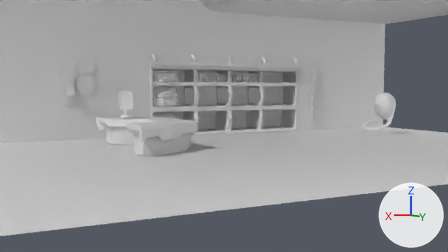
The Blender file scenes/codename.blend, before and after one commit.
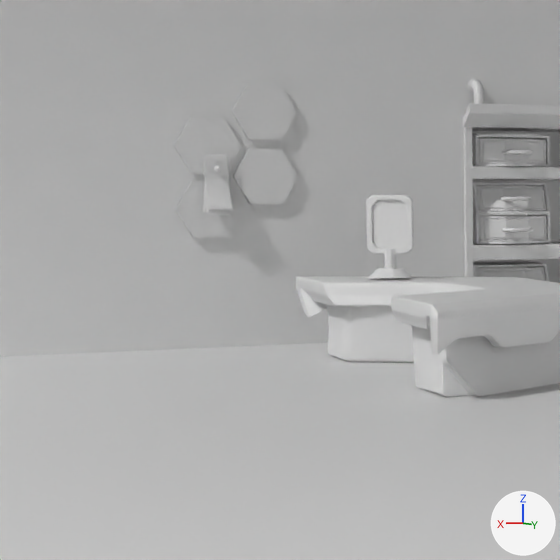
The first picture shows the older version from the file's camera 'Camera'. The close-ups show both versions on the part from 0% to 40% of the width and 11% to 83% of the height of that picture; other places that the commit changed are outside them. The axes (+X, +Y, +Z) are drawn at lower right. The lights are the same throughout.

The first close-up shows 'drawers_face1', 'drawers_main_mid', 'floor', 'hexagon1', 'hexagon2', 'hexagon3', 'hexagon4', 'holo_screen', 'pin_head', 'shelf', 'table_lower', 'table_upper', 'wall-back'.
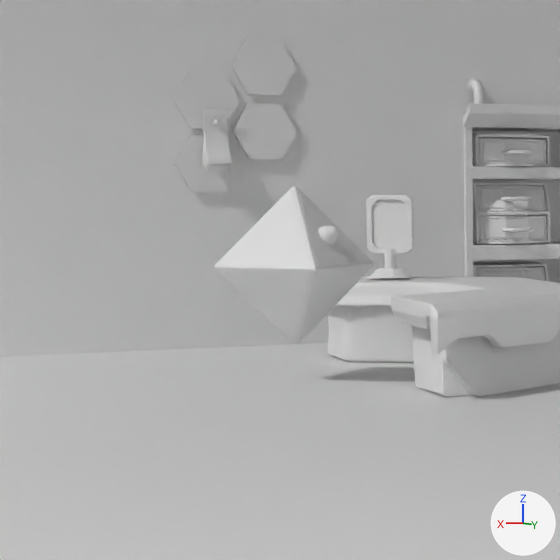
Patch to the scene script:
```diff
--- a/scenes/codename.blend.py
+++ b/scenes/codename.blend.py
@@ me_cone @@
+me_cone.from_pydata(...)  # 54 vertices, 56 faces; spans x -0.5..0.5, y -0.5..0.5, z -0.5..0.5
@@ me_sphere_001 @@
+me_sphere_001.from_pydata(...)  # a UV sphere (8 segments, 8 rings, poles along z) spanning x -0.15..0.15, y -0.15..0.15, z -0.15..0.15
+me_sphere_001.polygons.foreach_set('use_smooth', [True] * 64)
@@ ob_hexagon1 @@
 ob_hexagon1 = bpy.data.objects.new('hexagon1', me_circle_002)
-ob_hexagon1.location = (9.52, -5.71, 3.42)
+ob_hexagon1.location = (9.52, -5.71, 4.19)
 ob_hexagon1.rotation_euler = (1.571, 0.524, 0.0)  # degrees (90, 30, 0)
@@ ob_hexagon2 @@
 ob_hexagon2 = bpy.data.objects.new('hexagon2', me_circle_003)
-ob_hexagon2.location = (9.52, -5.71, 2.36)
+ob_hexagon2.location = (9.52, -5.71, 3.12)
 ob_hexagon2.rotation_euler = (1.571, 0.524, 0.0)  # degrees (90, 30, 0)
@@ ob_hexagon3 @@
 ob_hexagon3 = bpy.data.objects.new('hexagon3', me_circle_004)
-ob_hexagon3.location = (8.56, -5.71, 2.92)
+ob_hexagon3.location = (8.56, -5.71, 3.68)
 ob_hexagon3.rotation_euler = (1.571, 0.524, 0.0)  # degrees (90, 30, 0)
@@ ob_pin_head @@
 ob_pin_head = bpy.data.objects.new('pin_head', me_sphere)
-ob_pin_head.location = (9.4, -5.52, 3.04)
+ob_pin_head.location = (9.4, -5.52, 3.8)
 ob_pin_head.scale = (0.8, 0.8, 0.8)
@@ ob_hexagon4 @@
 ob_hexagon4 = bpy.data.objects.new('hexagon4', me_circle_006)
-ob_hexagon4.location = (8.56, -5.71, 4.01)
+ob_hexagon4.location = (8.56, -5.71, 4.78)
 ob_hexagon4.rotation_euler = (1.571, 0.524, 0.0)  # degrees (90, 30, 0)
@@ ob_sphere @@
+ob_sphere = bpy.data.objects.new('Sphere', me_sphere_001)
+ob_sphere.location = (9.06, 0.4, 2.05)
+_m = ob_sphere.modifiers.new('Mirror', 'MIRROR')
+_m.use_axis = (False, True, False)
+_m.mirror_object = ob_octahedron
@@ ob_octahedron @@
+ob_octahedron = bpy.data.objects.new('octahedron', me_cone)
+ob_octahedron.location = (9.39, 0.0, 1.64)
+ob_octahedron.scale = (2.26, 2.26, 2.26)
+_m = ob_octahedron.modifiers.new('Subdivision', 'SUBSURF')
+_m.render_levels = 1
```

Changed parts and their boxes [x1, y1, x2, y2] in the close-ups (560 x 560 px):
'octahedron', added
    after: [214, 186, 374, 344]
'hexagon4', moved
    before: [232, 83, 297, 140]
    after: [231, 38, 296, 95]
'hexagon3', moved
    before: [233, 148, 298, 204]
    after: [232, 103, 297, 160]
'hexagon1', moved
    before: [174, 117, 241, 174]
    after: [173, 71, 240, 129]
'hexagon2', moved
    before: [175, 181, 242, 238]
    after: [174, 135, 242, 192]
'receipt.002', moved
    before: [203, 154, 234, 211]
    after: [203, 108, 233, 165]
'receipt.001', moved
    before: [205, 186, 231, 216]
    after: [204, 140, 230, 170]
'Sphere', added
    after: [318, 225, 337, 245]
'receipt', moved
    before: [203, 154, 232, 213]
    after: [202, 108, 231, 167]
'Sphere.001', added
    after: [329, 225, 339, 238]
'pin_head', moved
    before: [214, 166, 221, 172]
    after: [213, 120, 220, 126]
